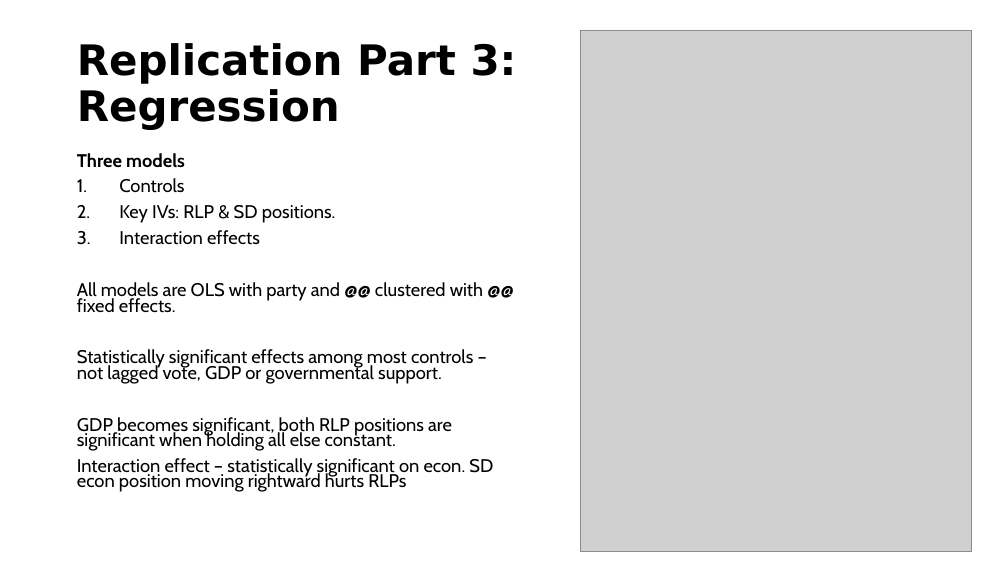
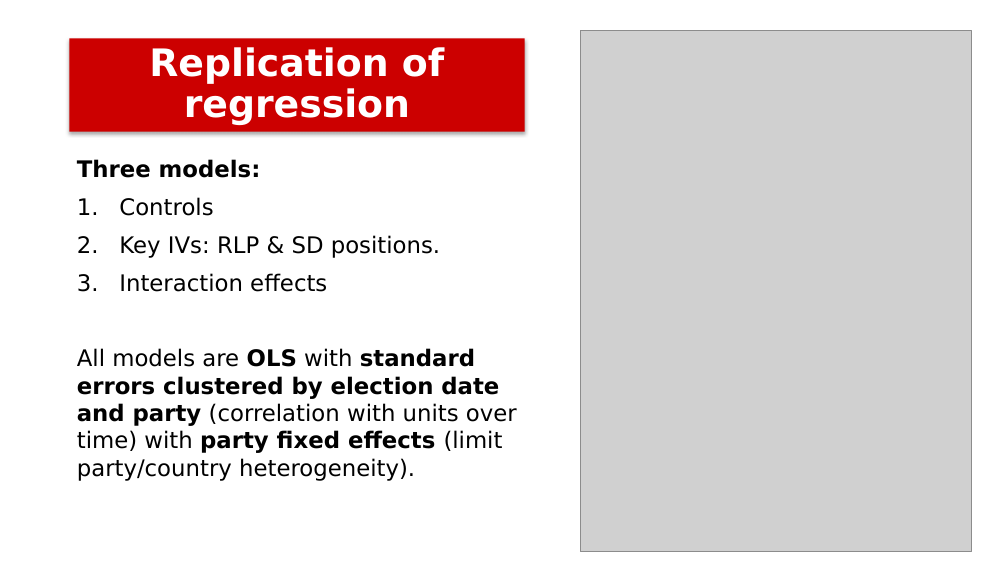
Before and after one commit to dlcy-dc/StatsII_2026, a slide deck: slide 11 of replication/my_replication/Replication paper powerpoint.pptx (slide 10 before the commit). Drawn at 1008x567 pixels with LibreOffice and Linux fonts; fonts in the diff are those of the drawing; grey boxes stand for pictures. Boxes give left, top, right and bottom in pixels: in the first picture for what was removed or moved away, otherwise in the second. Text is boxed around its words. In the diff, an @@ line names an element or a change of style, - is before the commit and + after.

```diff
--- a/replication/my_replication/Replication paper powerpoint.pptx
+++ b/replication/my_replication/Replication paper powerpoint.pptx
@@ rectangle "Replication of regression": place and size @@
-rectangle "Replication of regression" at (77,43,517,130)
+rectangle "Replication of regression" at (70,39,525,132)
@@ rectangle "Replication of regression" at (70,39,525,132): fill none to #CC0000; shadow on @@
@@ text in rectangle at (149,47,444,125): text changed; size 40 to 36 pt; text colour #000000 to #FFFFFF @@
-Replication Part 3: Regression
+Replication of regression
@@ text at (77,159,261,178): text changed; size 17.5 to 21.7 pt; font Cabin to DejaVu Sans @@
-Three models
+Three models:
@@ text at (119,197,440,292): size 17.5 to 21.7 pt, font Cabin to DejaVu Sans in "Controls", "Key IVs: RLP & SD positions.", "Interaction effects"; line spacing 0.7 to 1 @@
@@ text at (77,348,517,481): text changed; size 17.5 to 21.7 pt; font Cabin to DejaVu Sans @@
-All models are OLS with party and @@ clustered with @@ fixed effects.
-Statistically significant effects among most controls – not lagged vote, GDP or governmental support.
-GDP becomes significant, both RLP positions are significant when holding all else constant.
-Interaction effect – statistically significant on econ. SD econ position moving rightward hurts RLPs
+All models are OLS with standard errors clustered by election date and party (correlation with units over time) with party fixed effects (limit party/country heterogeneity).
```
Also in this commit, not shown: 13 other slides changed, 5 slides added, 1 slide removed.
